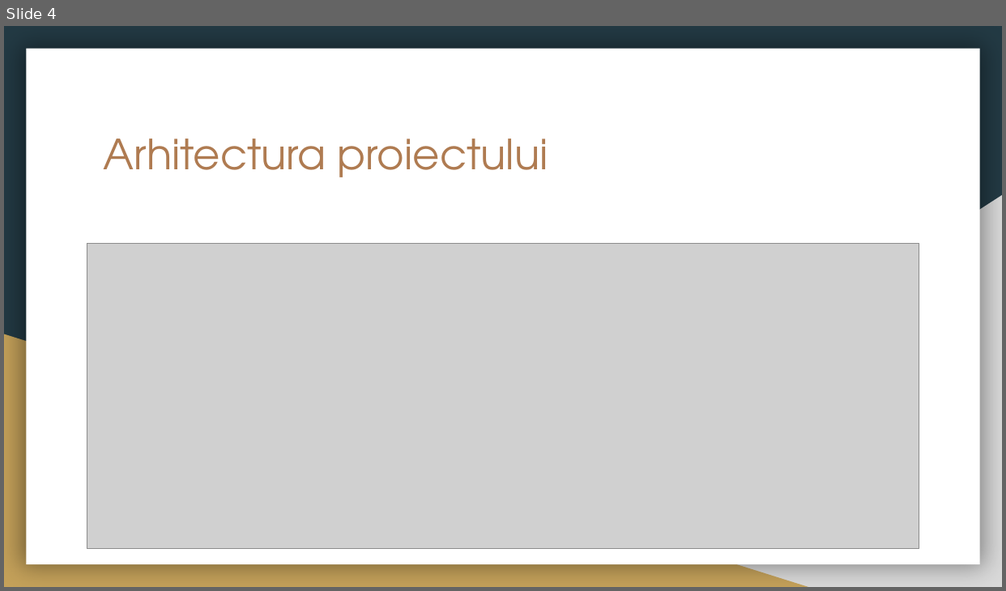
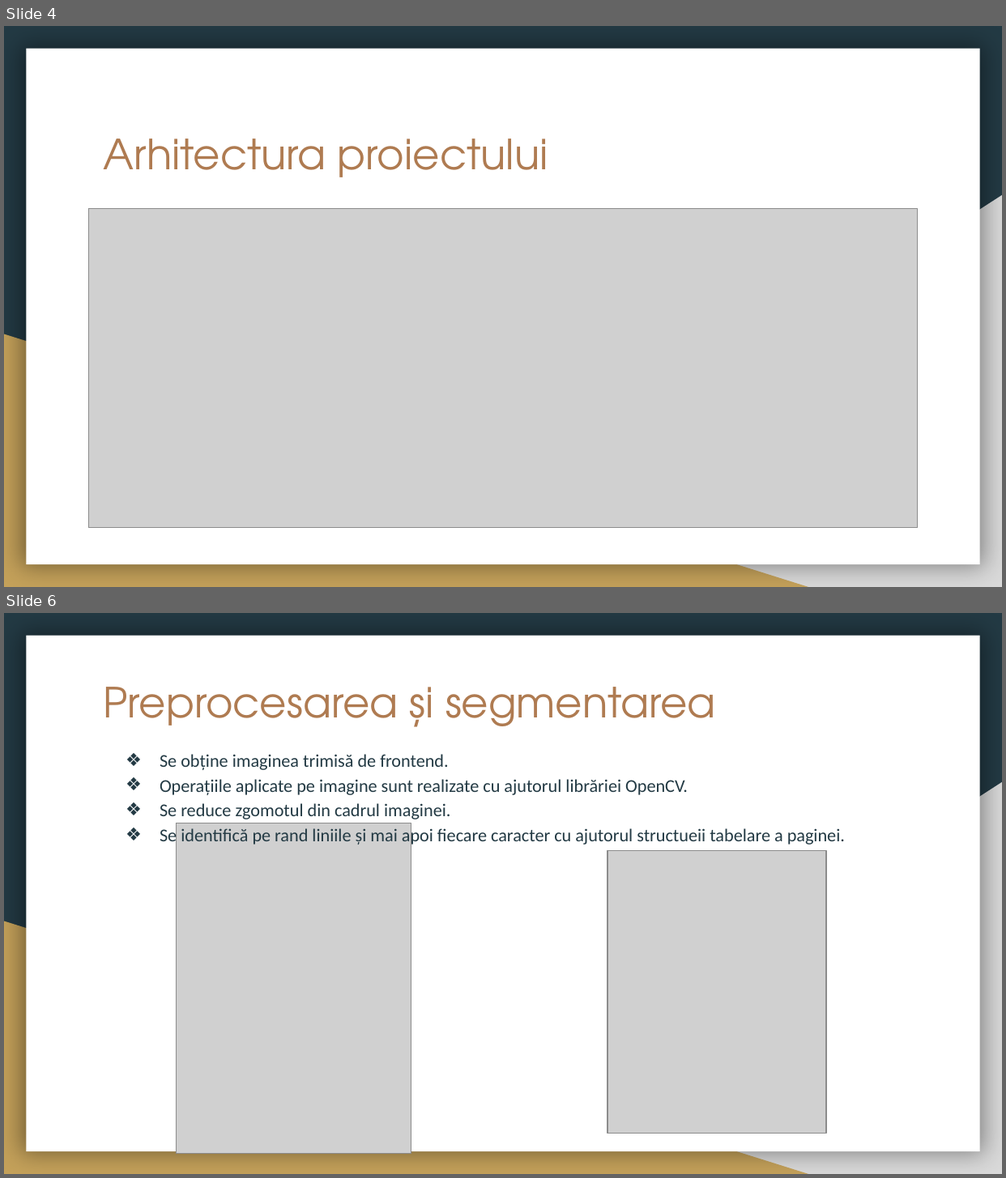
Before and after one commit to CiprianBodnar/BodnarIoanCiprianLicenta2019, a slide deck: Licenta2019BodnarIoanCiprian/Licenta.pptx. Shown one above the other, each under a label of ours: slide 4 before the commit, slides 4 and 6 after it; the slides between them are not shown. The pictures are 1006x591 and 1006x1178 pixels, drawn with LibreOffice and Linux fonts; fonts in the diff are those of the drawing; grey boxes stand for pictures. Boxes give left, top, right and bottom in pixels: in the first picture for what was removed or moved away, otherwise in the second. Text is boxed around its words. In the diff, an @@ line names an element or a change of style, - is before the commit and + after.

```diff
--- a/Licenta2019BodnarIoanCiprian/Licenta.pptx
+++ b/Licenta2019BodnarIoanCiprian/Licenta.pptx
@@ slide 6 added at <box>4,613,1002,1174</box>, background #233A44; not listed: 3 template elements that a slide beside it also shows @@
@@ title added at <box>104,687,716,727</box>, 30 pt, text #AF7B51 @@
+Preprocesarea și segmentarea
@@ text added at <box>160,754,845,846</box>, 13 pt, text #233A44 @@
+❖ Se obține imaginea trimisă de frontend.
+❖ Operațiile aplicate pe imagine sunt realizate cu ajutorul librăriei OpenCV.
+❖ Se reduce zgomotul din cadrul imaginei.
+❖ Se identifică pe rand liniile și mai apoi fiecare caracter cu ajutorul structueii tabelare a paginei.
@@ picture added at <box>176,824,410,1154</box> @@
@@ picture added at <box>607,850,826,1134</box> @@
@@ slide 4 changed as well @@
@@ picture: place and size @@
-picture at <box>87,244,918,549</box>
+picture at <box>89,208,917,528</box>
```
Also in this commit, not shown: 4 other slides changed, 7 other slides added, 7 slides removed, 1 other file.
